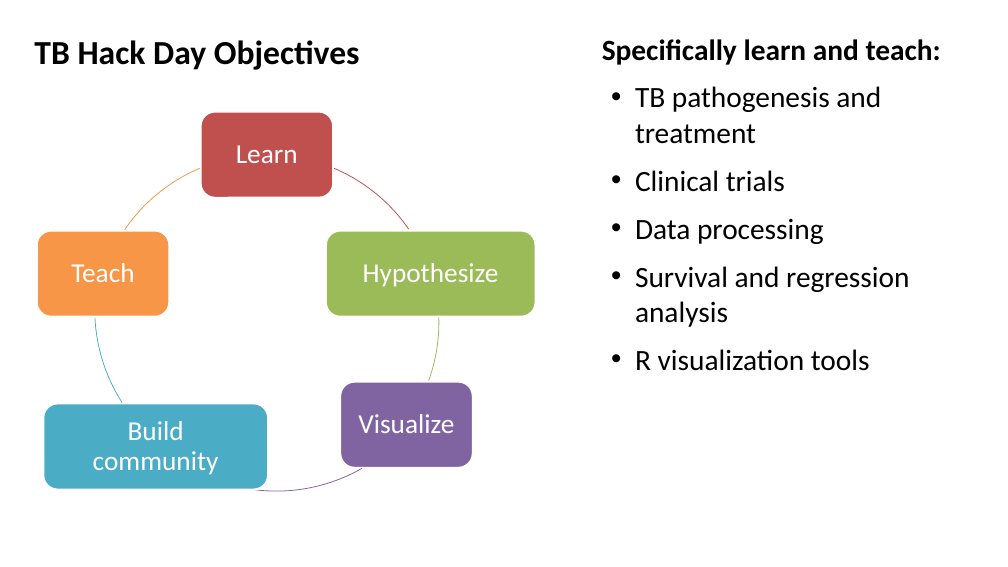
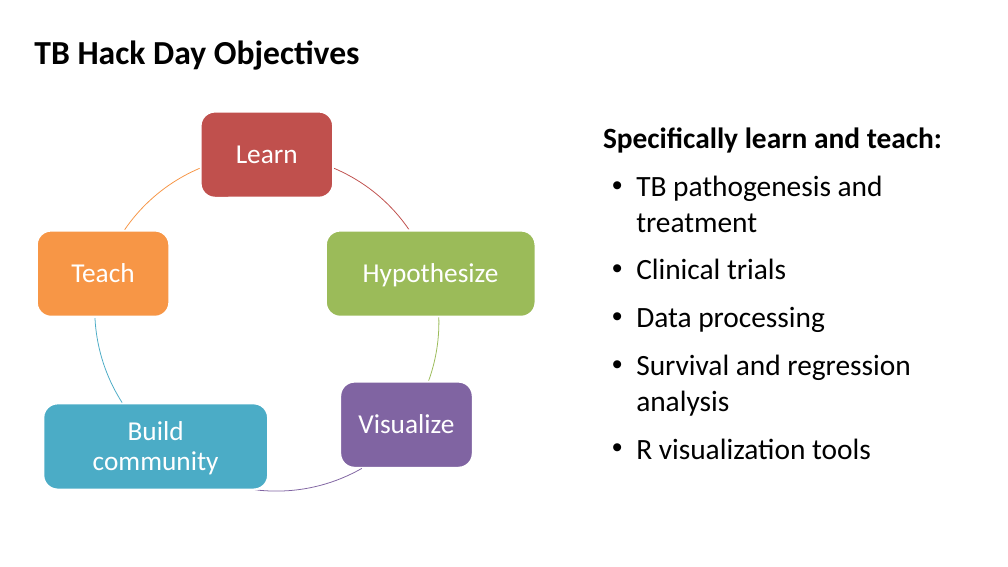
Before and after one commit to agartland/seatrac-hackday-2026, a slide deck: slide 3 of docs/SEATRAC_TB_hackday_intro_2026-FEB.pptx. Drawn at 1008x567 pixels with LibreOffice and Linux fonts; fonts in the diff are those of the drawing. Boxes give left, top, right and bottom in pixels: in the first picture for what was removed or moved away, otherwise in the second. Text is boxed around its words. In the diff, an @@ line names an element or a change of style, - is before the commit and + after.

```diff
--- a/docs/SEATRAC_TB_hackday_intro_2026-FEB.pptx
+++ b/docs/SEATRAC_TB_hackday_intro_2026-FEB.pptx
@@ text "Specifically learn and teach:" moved from (x1=602, y1=39, x2=941, y2=371) to (x1=603, y1=127, x2=942, y2=460) @@
```
Also in this commit, not shown: 1 other slide changed, 8 slides added, 2 slides removed.
